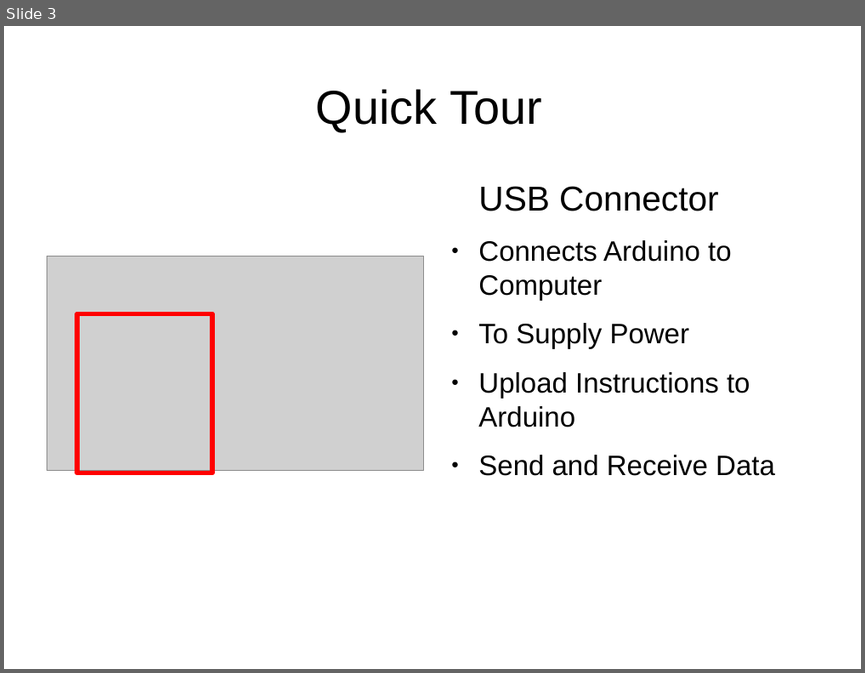
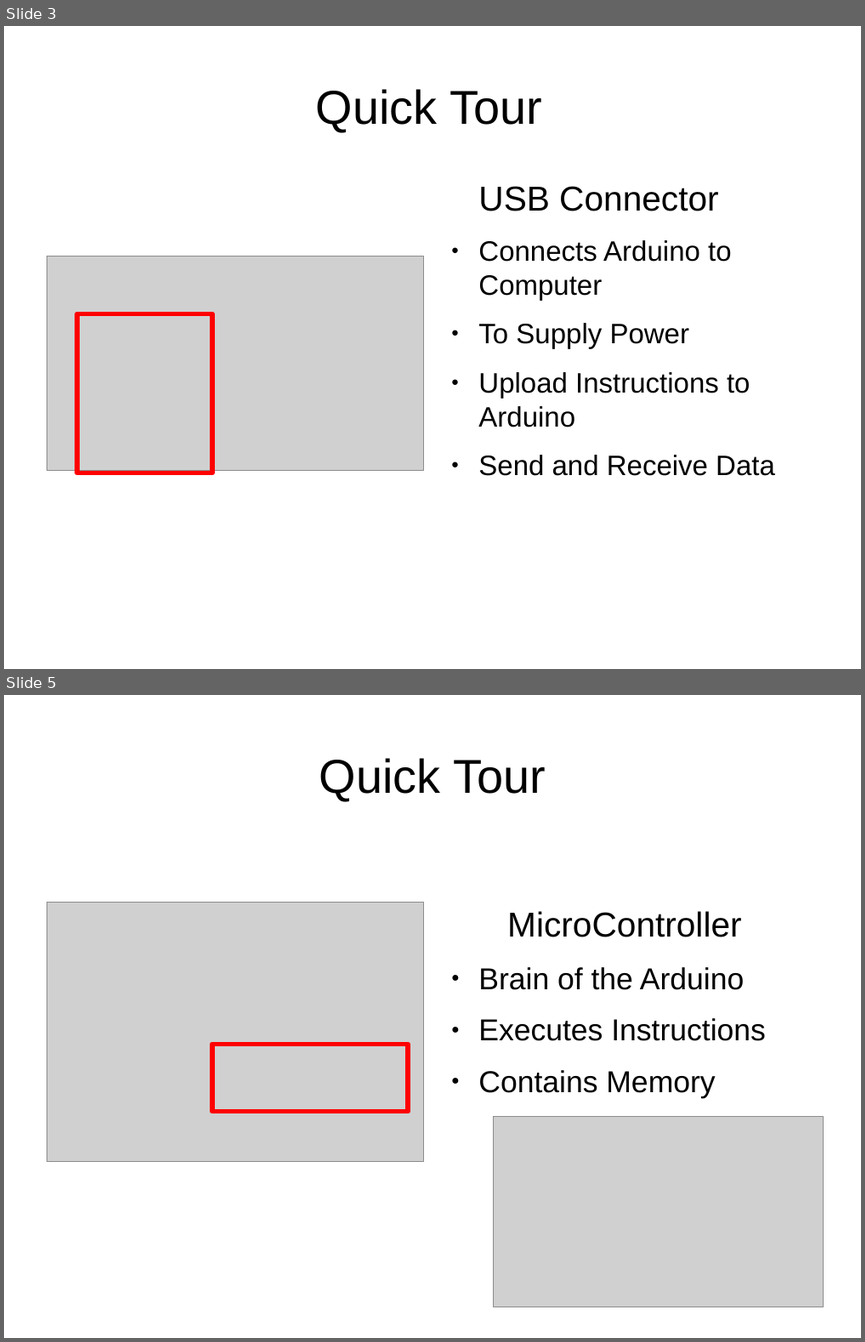
Before and after one commit to dhayanithivijayan/LearnIt, a slide deck: Arduino/Module_1.odp. Shown one above the other, each under a label of ours: slide 3 before the commit, slides 3 and 5 after it; the slides between them are not shown. The pictures are 865x673 and 865x1342 pixels, drawn with LibreOffice and Linux fonts; fonts in the diff are those of the drawing; grey boxes stand for pictures. Boxes give left, top, right and bottom in pixels: in the first picture for what was removed or moved away, otherwise in the second. Text is boxed around its words. In the diff, an @@ line names an element or a change of style, - is before the commit and + after.

Commit message:
added Quick Tour

```diff
--- a/Arduino/Module_1.odp
+++ b/Arduino/Module_1.odp
@@ slide 5 added at (x1=4, y1=695, x2=861, y2=1338), background #FFFFFF @@
@@ title added at (x1=319, y1=758, x2=545, y2=801), 44 pt, text #000000 @@
+Quick Tour
@@ picture added at (x1=46, y1=902, x2=423, y2=1162) @@
@@ text added at (x1=478, y1=911, x2=766, y2=1098), 28 pt, text #000000 @@
+MicroController
+● Brain of the Arduino
+● Executes Instructions
+● Contains Memory
@@ rectangle added at (x1=212, y1=1044, x2=409, y2=1111), outline #FF0000 4.51 pt @@
@@ picture added at (x1=494, y1=1117, x2=823, y2=1308) @@
```
Also in this commit, not shown: 4 other slides added, 3 other files.
